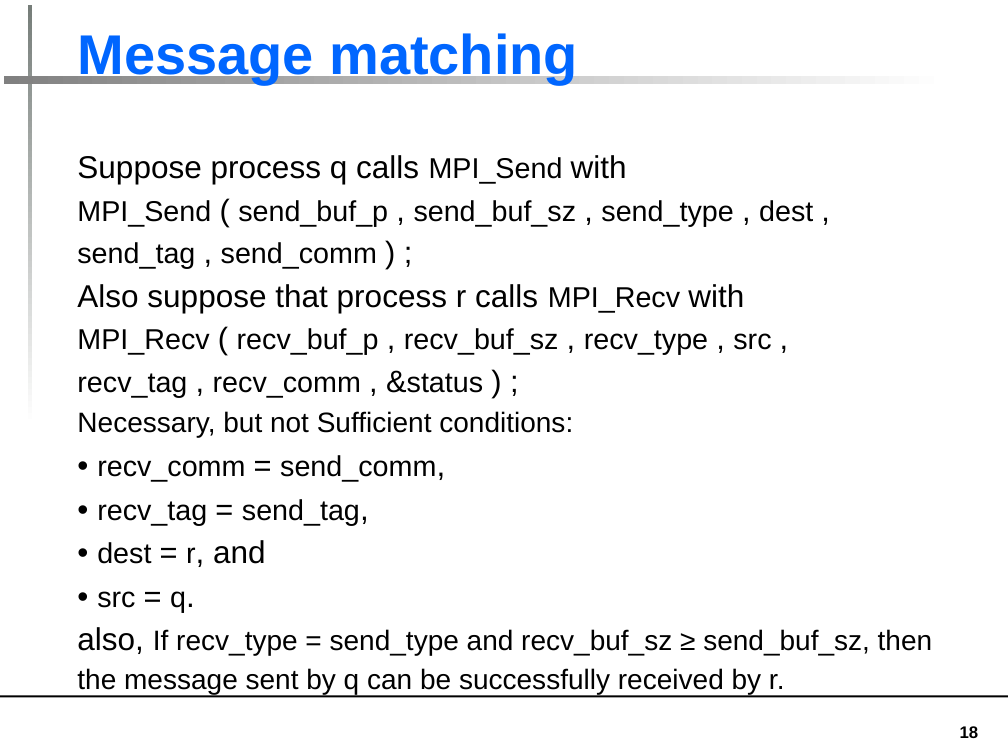
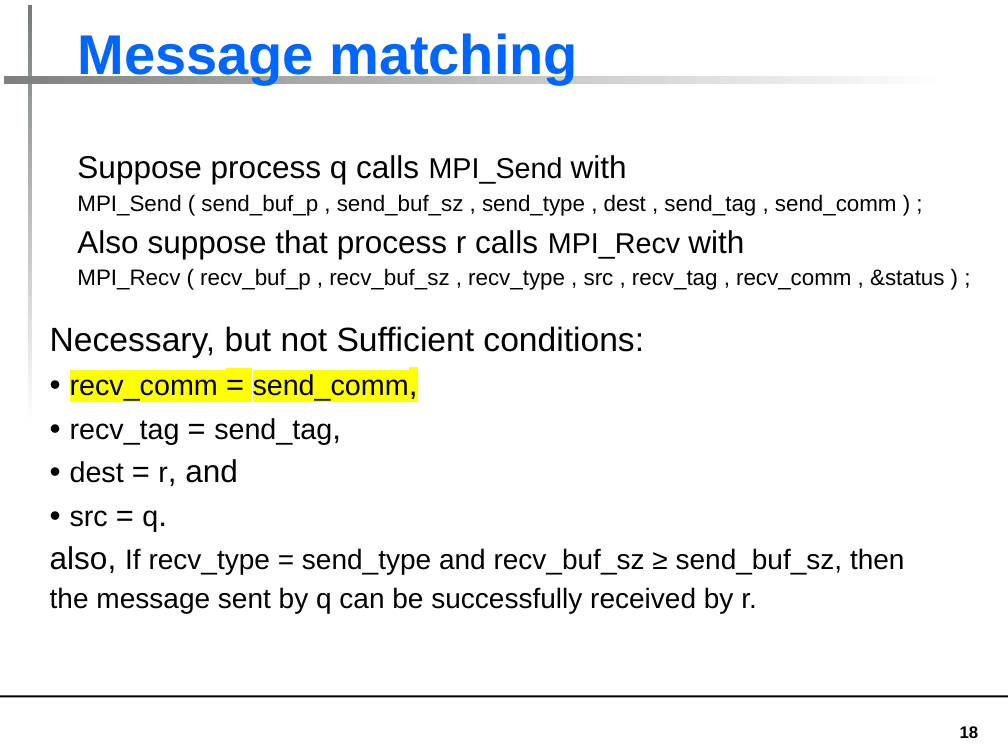
Before and after one commit to aditya-kumar-129/SEM7, a slide deck: slide 18 of PP LAB/MPI LAB TEST/MPI Theory.pptx. Drawn at 1008x756 pixels with LibreOffice and Linux fonts; fonts in the diff are those of the drawing. Boxes give left, top, right and bottom in pixels: in the first picture for what was removed or moved away, otherwise in the second. Text is boxed around its words. In the diff, an @@ line names an element or a change of style, - is before the commit and + after.

```diff
--- a/PP LAB/MPI LAB TEST/MPI Theory.pptx
+++ b/PP LAB/MPI LAB TEST/MPI Theory.pptx
@@ text at (77,194,944,290): size 20.5 to 16 pt in "MPI_Send send_buf_p send_buf_sz send_type dest send_tag send ...", "MPI_Recv recv_buf_p recv_buf_sz recv_type src recv_tag recv_ ..."; size 22 to 16 pt in "( , , , , , ) ...", "( , , , , , , ..." @@
@@ text "Necessary, but not Sufficient conditions:": place and size @@
-text "Necessary, but not Sufficient conditions:" at (77,455,933,695)
+text "Necessary, but not Sufficient conditions:" at (50,326,905,613)
@@ text at (50,326,644,358): paragraph added @@
+Necessary, but not Sufficient conditions:
@@ text at (70,374,409,401): highlight none to #FFFF00 in "recv_comm = send_comm," @@
@@ text removed at (77,411,573,437) @@
-Necessary, but not Sufficient conditions:
```
Also in this commit, not shown: 25 other slides changed, 1 other file.
